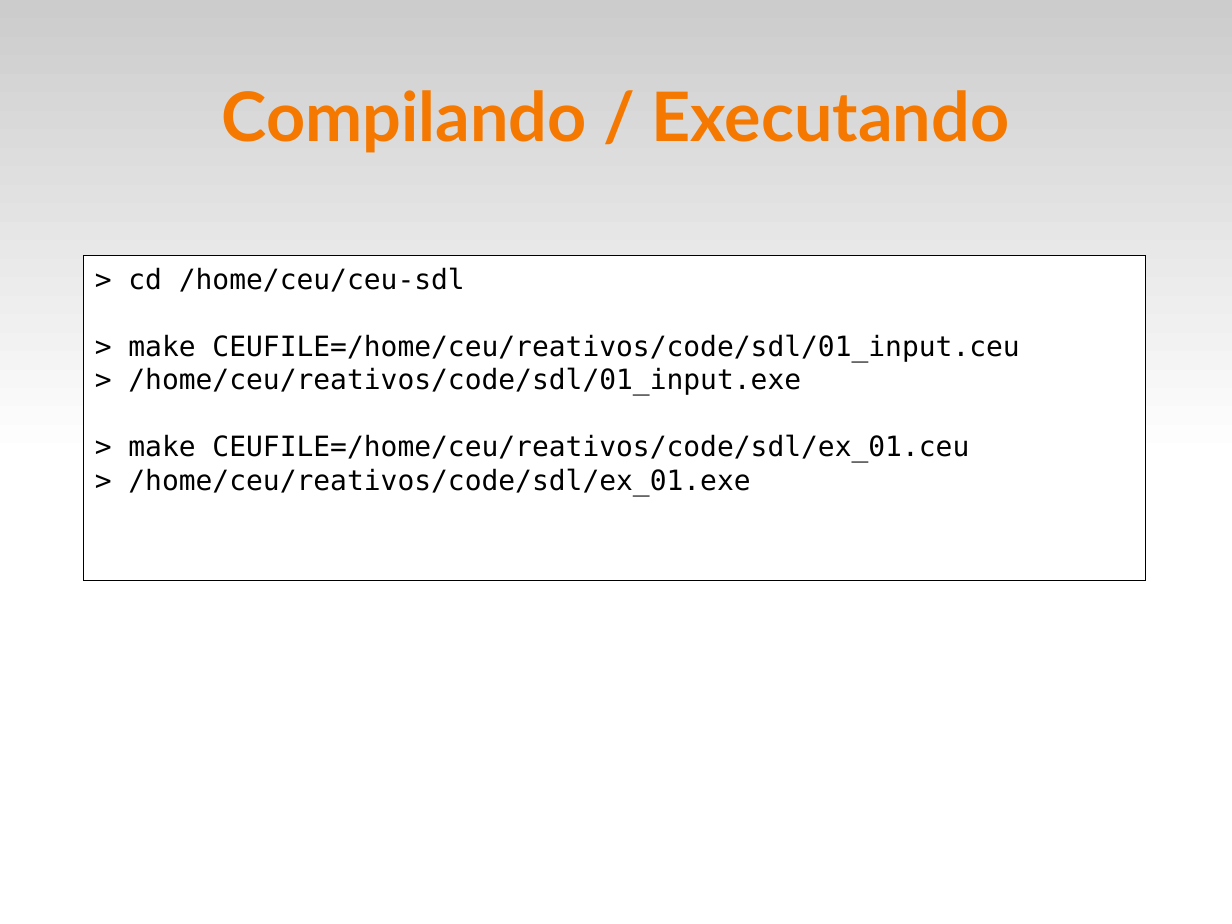
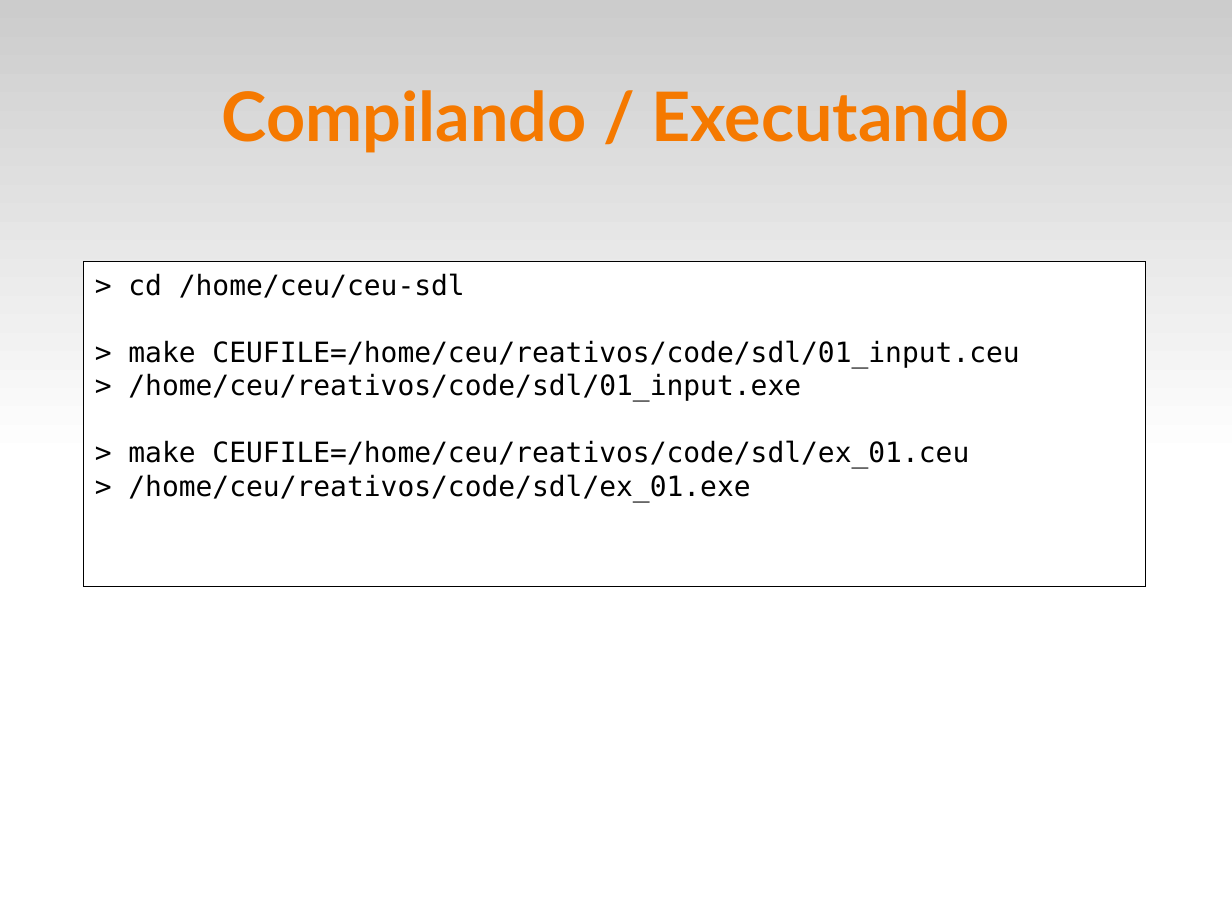
Before and after one commit to fsantanna-uerj/reativos, a slide deck: slide 25 of slides/05_ceu.odp (slide 23 before the commit). Drawn at 1232x924 pixels with LibreOffice and Linux fonts; fonts in the diff are those of the drawing. Boxes give left, top, right and bottom in pixels: in the first picture for what was removed or moved away, otherwise in the second. Text is boxed around its words. In the diff, an @@ line names an element or a change of style, - is before the commit and + after.

```diff
--- a/slides/05_ceu.odp
+++ b/slides/05_ceu.odp
@@ rectangle "> cd /home/ceu/ceu-sdl": place and size @@
-rectangle "> cd /home/ceu/ceu-sdl" at box(84, 256, 1146, 581)
+rectangle "> cd /home/ceu/ceu-sdl" at box(84, 262, 1146, 587)
```
Also in this commit, not shown: 8 other slides changed, 10 slides added, 7 other files.
